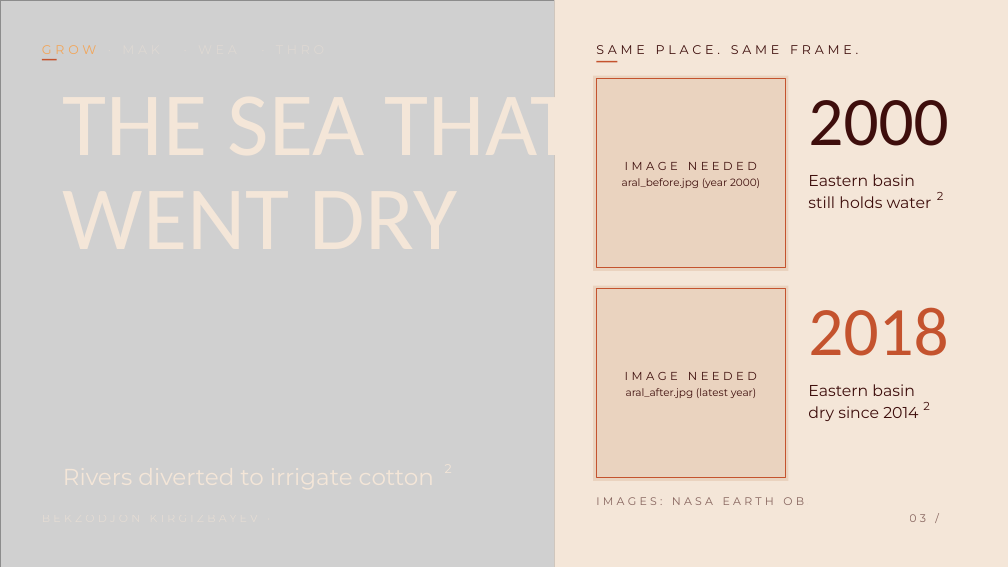
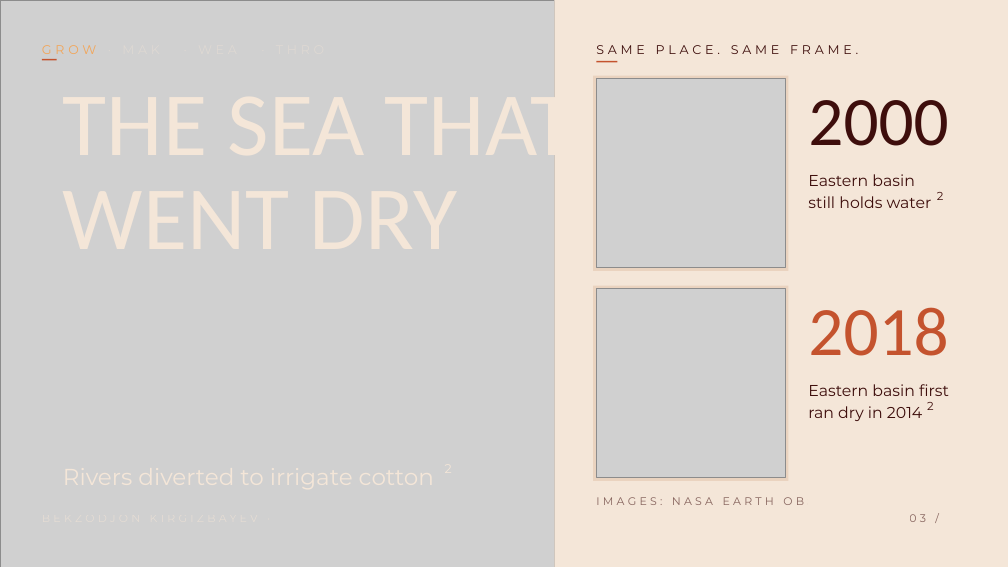
Before and after one commit to bekzodadilov-ui/claude, a slide deck: slide 3 of presentations/tshirt-story/The-Story-of-a-T-Shirt.pptx. Drawn at 1008x567 pixels with LibreOffice and Linux fonts; fonts in the diff are those of the drawing; grey boxes stand for pictures. Boxes give left, top, right and bottom in pixels: in the first picture for what was removed or moved away, otherwise in the second. Text is boxed around its words. In the diff, an @@ line names an element or a change of style, - is before the commit and + after.

```diff
--- a/presentations/tshirt-story/The-Story-of-a-T-Shirt.pptx
+++ b/presentations/tshirt-story/The-Story-of-a-T-Shirt.pptx
@@ rectangle removed at (x1=597, y1=79, x2=786, y2=268) @@
@@ picture added at (x1=597, y1=79, x2=786, y2=268) @@
@@ text removed at (x1=622, y1=162, x2=760, y2=188) @@
-IMAGE NEEDED
-aral_before.jpg (year 2000)
@@ rectangle removed at (x1=597, y1=289, x2=786, y2=478) @@
@@ picture added at (x1=597, y1=289, x2=786, y2=478) @@
@@ text removed at (x1=625, y1=372, x2=757, y2=398) @@
-IMAGE NEEDED
-aral_after.jpg (latest year)
@@ text at (x1=808, y1=384, x2=949, y2=421): text changed @@
-Eastern basin
-dry since 2014
+Eastern basin first
+ran dry in 2014
@@ text "2" moved from (x1=923, y1=402, x2=930, y2=410) to (x1=927, y1=402, x2=934, y2=410) @@
```
Also in this commit, not shown: 11 other files.
